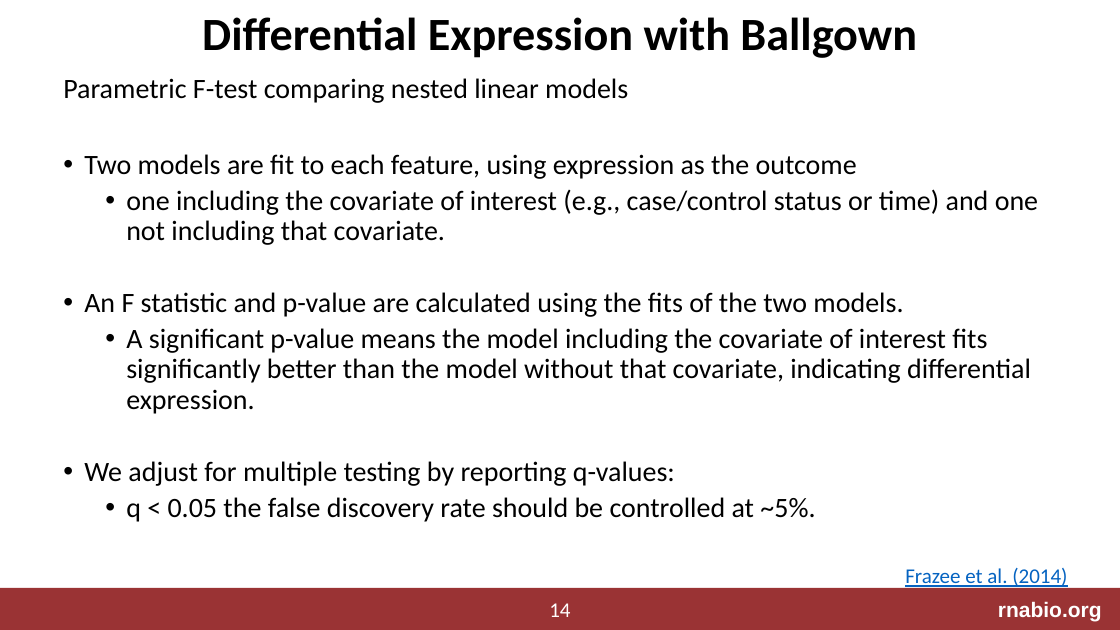
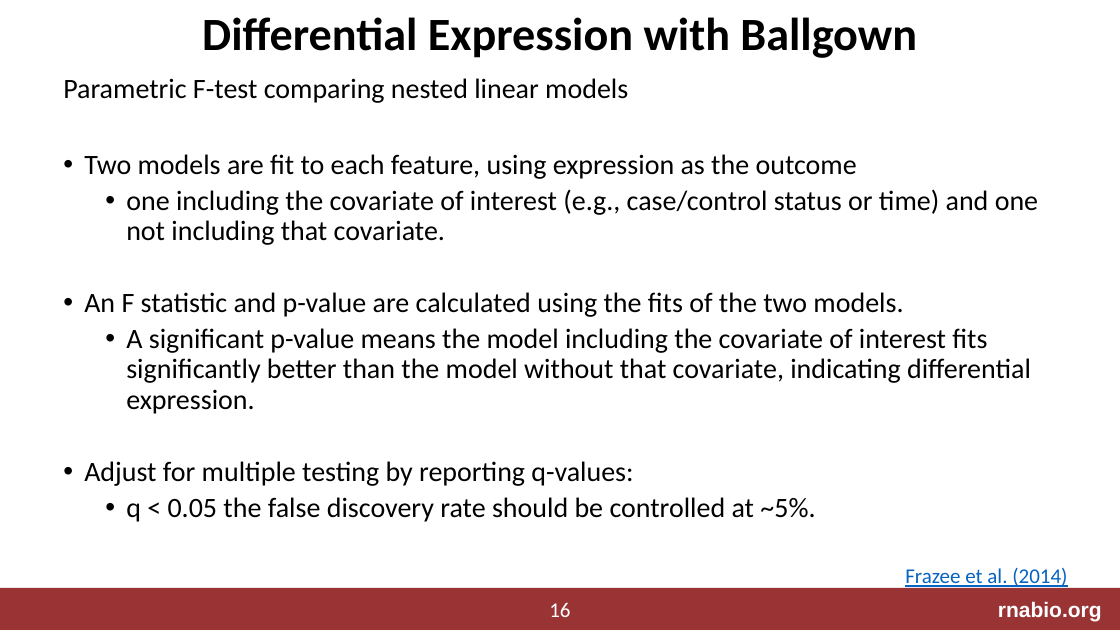
Before and after one commit to griffithlab/rnabio.org, a slide deck: slide 16 of assets/lectures/cshl/2023/full/RNASeq_Module3_AbundanceEstimation_DifferentialExpression.pptx (slide 14 before the commit). Drawn at 1120x630 pixels with LibreOffice and Linux fonts; fonts in the diff are those of the drawing. Boxes give left, top, right and bottom in pixels: in the first picture for what was removed or moved away, otherwise in the second. Text is boxed around its words. In the diff, an @@ line names an element or a change of style, - is before the commit and + after.

```diff
--- a/assets/lectures/cshl/2023/full/RNASeq_Module3_AbundanceEstimation_DifferentialExpression.pptx
+++ b/assets/lectures/cshl/2023/full/RNASeq_Module3_AbundanceEstimation_DifferentialExpression.pptx
@@ text at [84, 461, 633, 486]: text changed @@
-• We adjust for multiple testing by reporting q-values:
+• Adjust for multiple testing by reporting q-values:
@@ page number at [549, 603, 570, 617]: text changed @@
-14
+16
```
Also in this commit, not shown: 3 other slides changed, 2 slides added, 7 other files.
